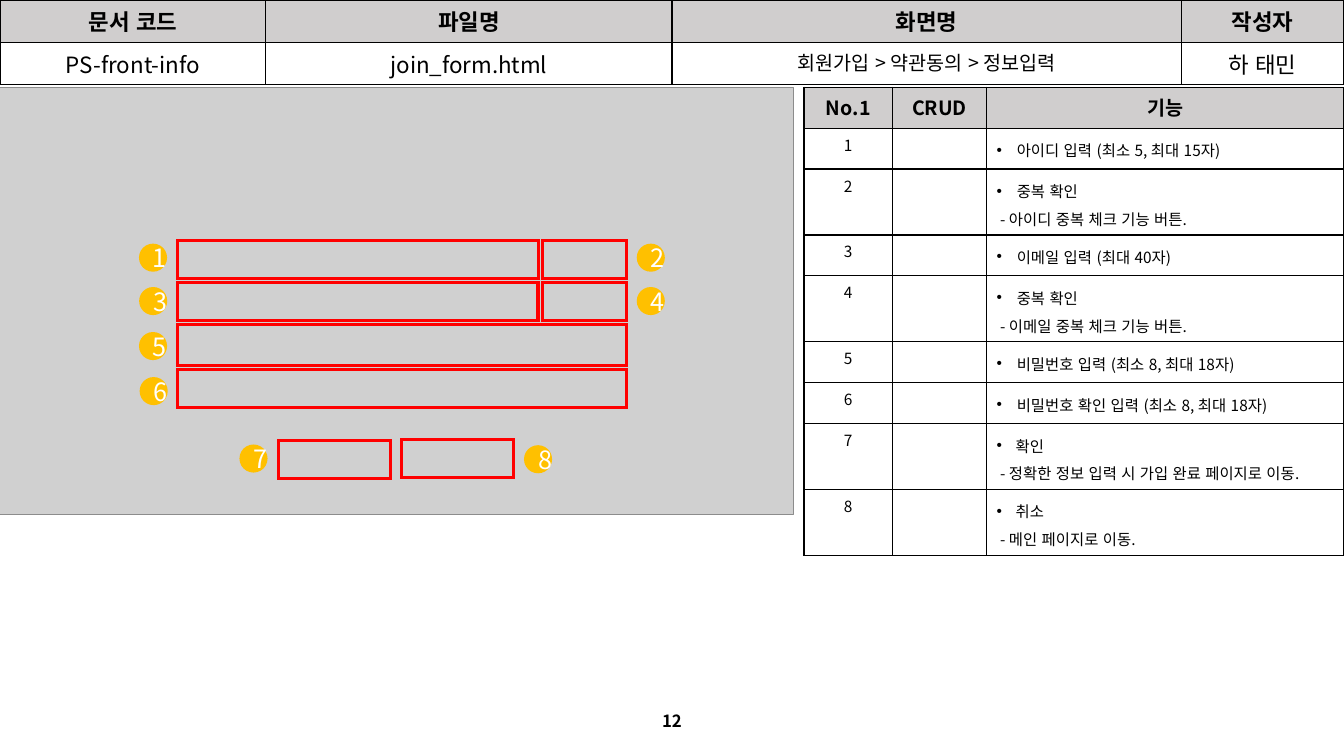
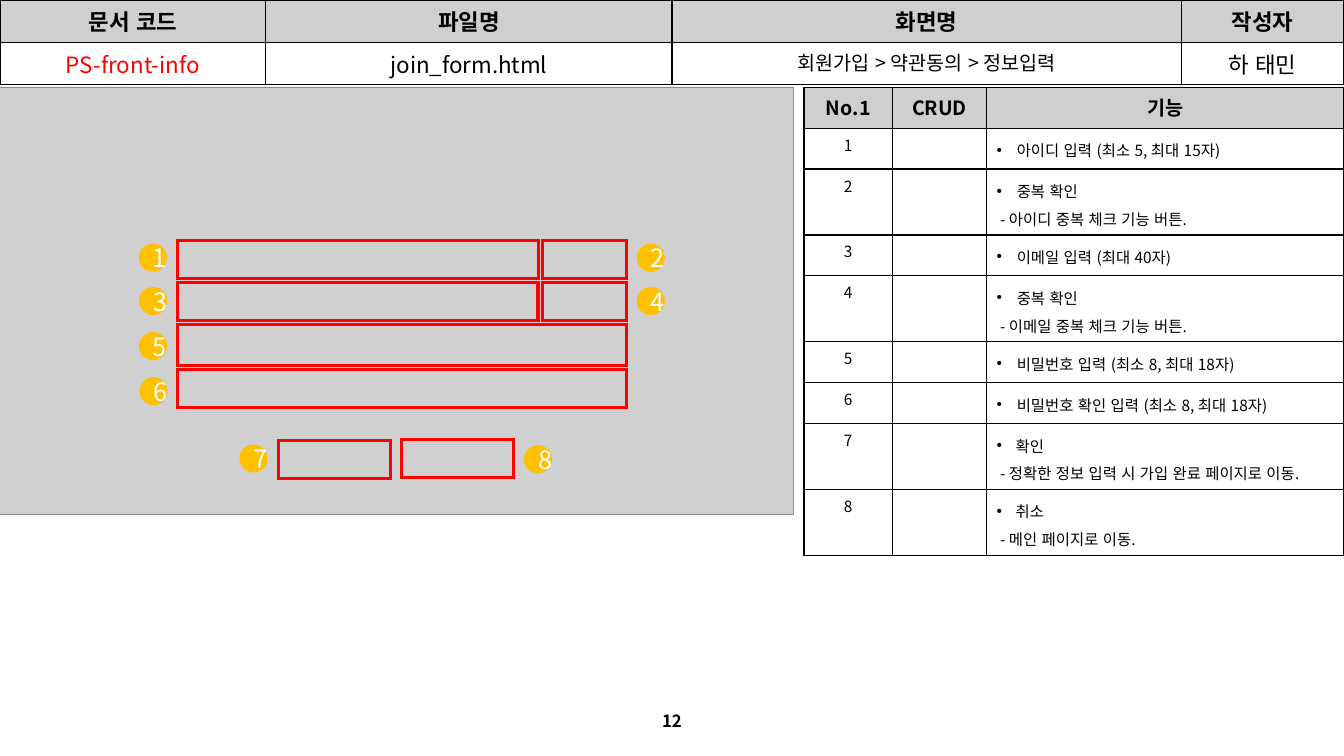
Before and after one commit to David-Ha-1217/Publisher_Portfolio, a slide deck: slide 12 of Documents/진행(변경)사항.pptx. Drawn at 1344x756 pixels with LibreOffice and Linux fonts; fonts in the diff are those of the drawing; grey boxes stand for pictures. Boxes give left, top, right and bottom in pixels: in the first picture for what was removed or moved away, otherwise in the second. Text is boxed around its words. In the diff, an @@ line names an element or a change of style, - is before the commit and + after.

```diff
--- a/Documents/진행(변경)사항.pptx
+++ b/Documents/진행(변경)사항.pptx
@@ table at (0, 0, 1344, 82) @@
@@ text colour #000000 to #FF0000 in "PS-front-info" @@
```
Also in this commit, not shown: 20 other slides changed, 19 other files.
